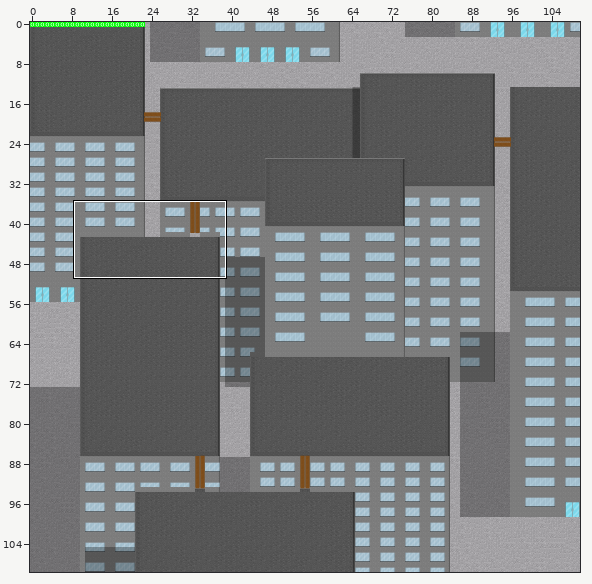
Two states of a Tiled map (JSON), main/resources/worlds/RooftopMid.json. Above: a wide view before the commit, with the close-up outlined.
Close-up. First the earlier version:
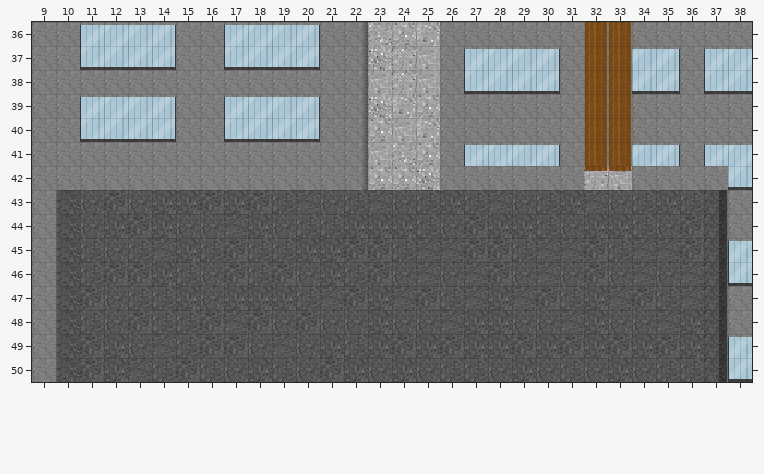
Cells are 16x16 px. Shown: x 9..38, y 36..50. The commit also changed other parts of the map, which this record leaves out.
Now the later version:
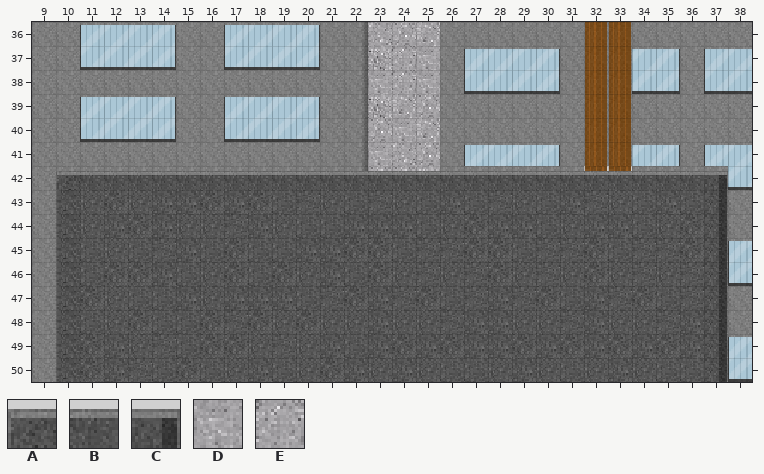
Key: from "Roof": A 0, B 1, C 2; from "Zesilia": D 1, E 7.
_ is an empty cell.
Tiles of an added or newly shown layer are drawn over the layers below it.
Changes in this commit:
{"where": "layer \"Cement\""}
{"y":42,"x":32,"old":"ED","new":"__"}
{"where": "layer \"Ground 2\" (now shown)"}
{"y":42,"x":10,"old":"____________________________","new":"ABBBBBBBBBBBBBBBBBBBBBBBBBBC"}
{"label":"changed","picture_box":[56,166,728,190]}
